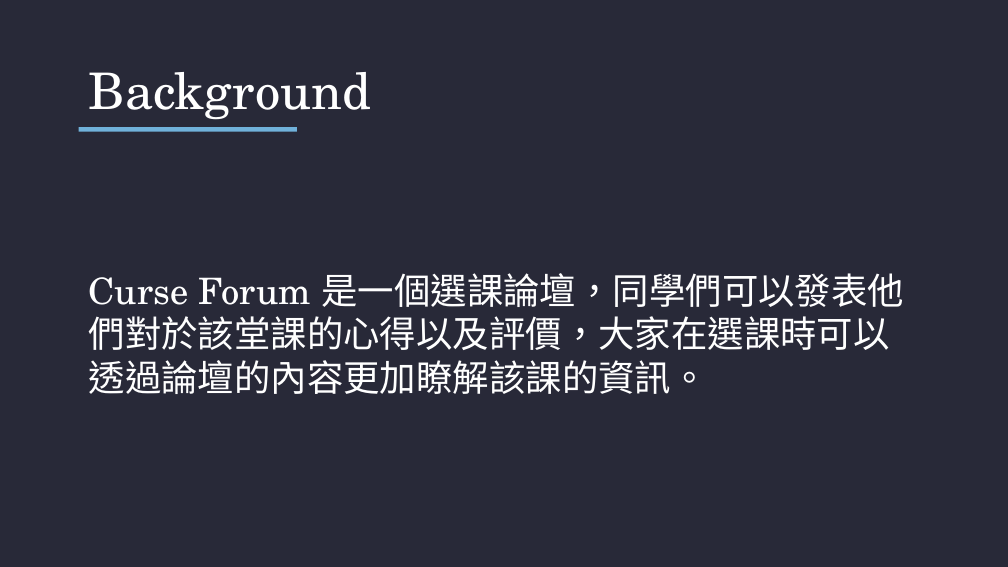
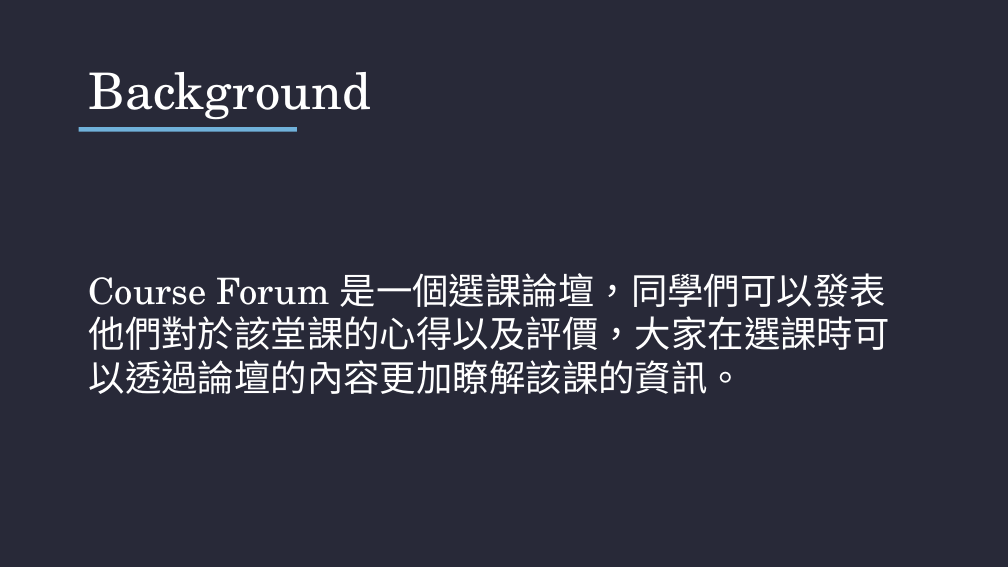
Before and after one commit to Kevin-Shen-and-Cipher/course-forum-presentation, a slide deck: slide 2 of 第一組-Course Forum.pptx. Drawn at 1008x567 pixels with LibreOffice and Linux fonts; fonts in the diff are those of the drawing. Boxes give left, top, right and bottom in pixels: in the first picture for what was removed or moved away, otherwise in the second. Text is boxed around its words. In the diff, an @@ line names an element or a change of style, - is before the commit and + after.

```diff
--- a/第一組-Course Forum.pptx
+++ b/第一組-Course Forum.pptx
@@ text at <box>89,273,890,394</box>: text changed @@
-Curse Forum 是一個選課論壇，同學們可以發表他們對於該堂課的心得以及評價，大家在選課時可以透過論壇的內容更加瞭解該課的資訊。
+Course Forum 是一個選課論壇，同學們可以發表他們對於該堂課的心得以及評價，大家在選課時可以透過論壇的內容更加瞭解該課的資訊。
```
Also in this commit, not shown: 4 other slides changed, 6 slides added, 1 slide removed, 15 other files.
